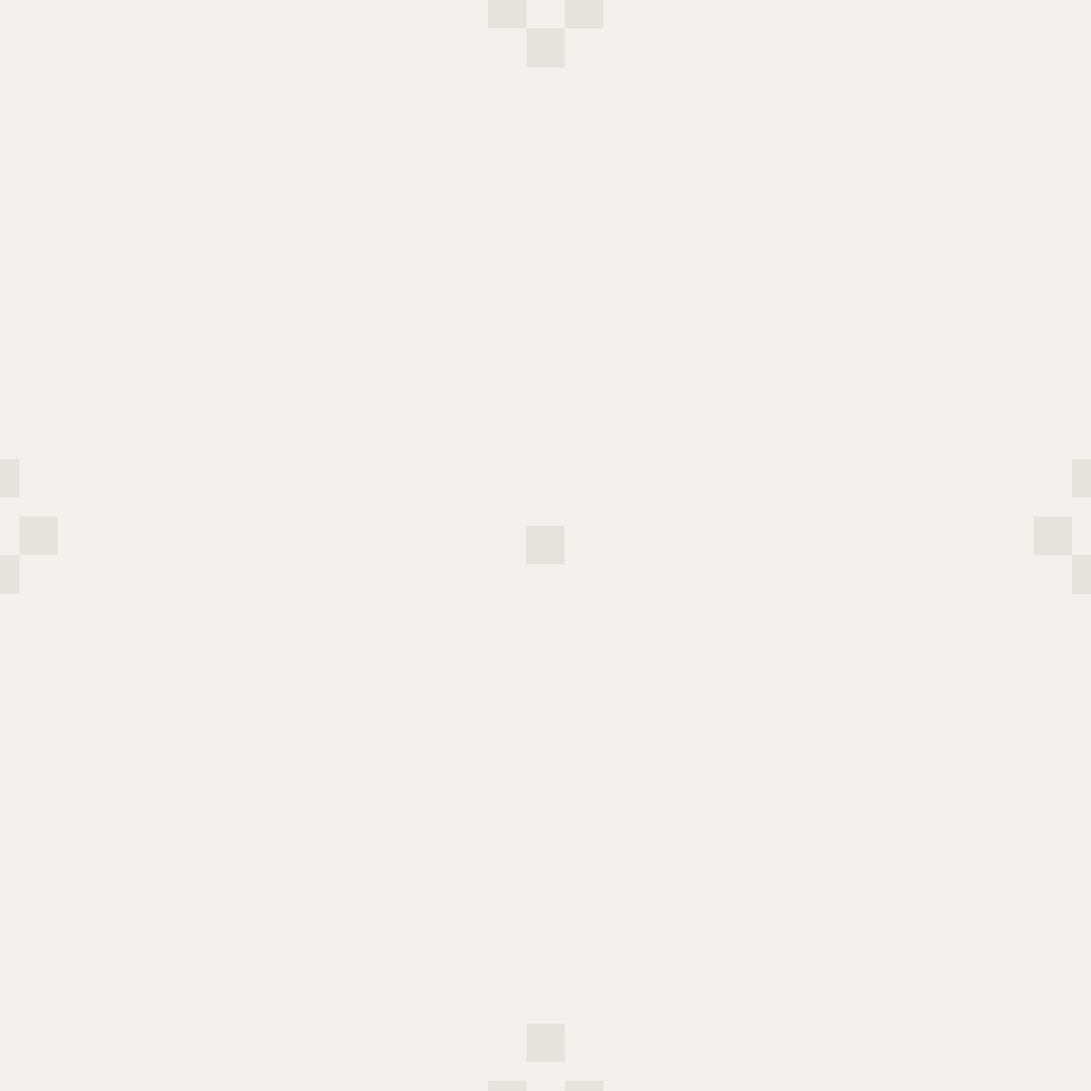
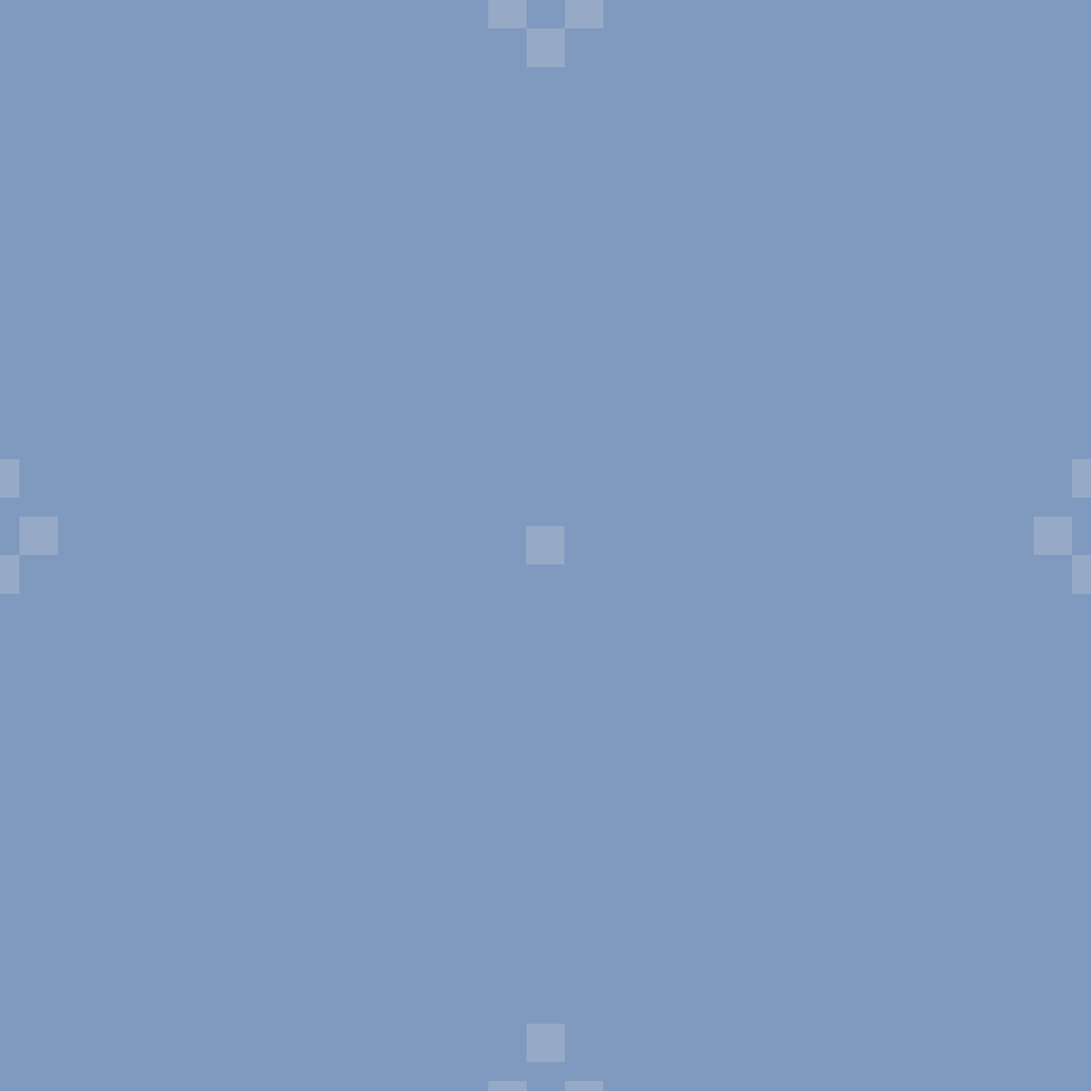
The second 1091×1091 image is a revision of the first. Changes to its layers:
added group "Group 1" with 7 layers above "logo" over [0, 0, 1091, 1091]
"cross copy": opacity 100% → 22% over [0, 0, 1091, 1091]
added layer "Layer 1 copy" above "Layer 1" over [0, 0, 1091, 1091]
hid "Layer 1" over [0, 0, 1091, 1091]
